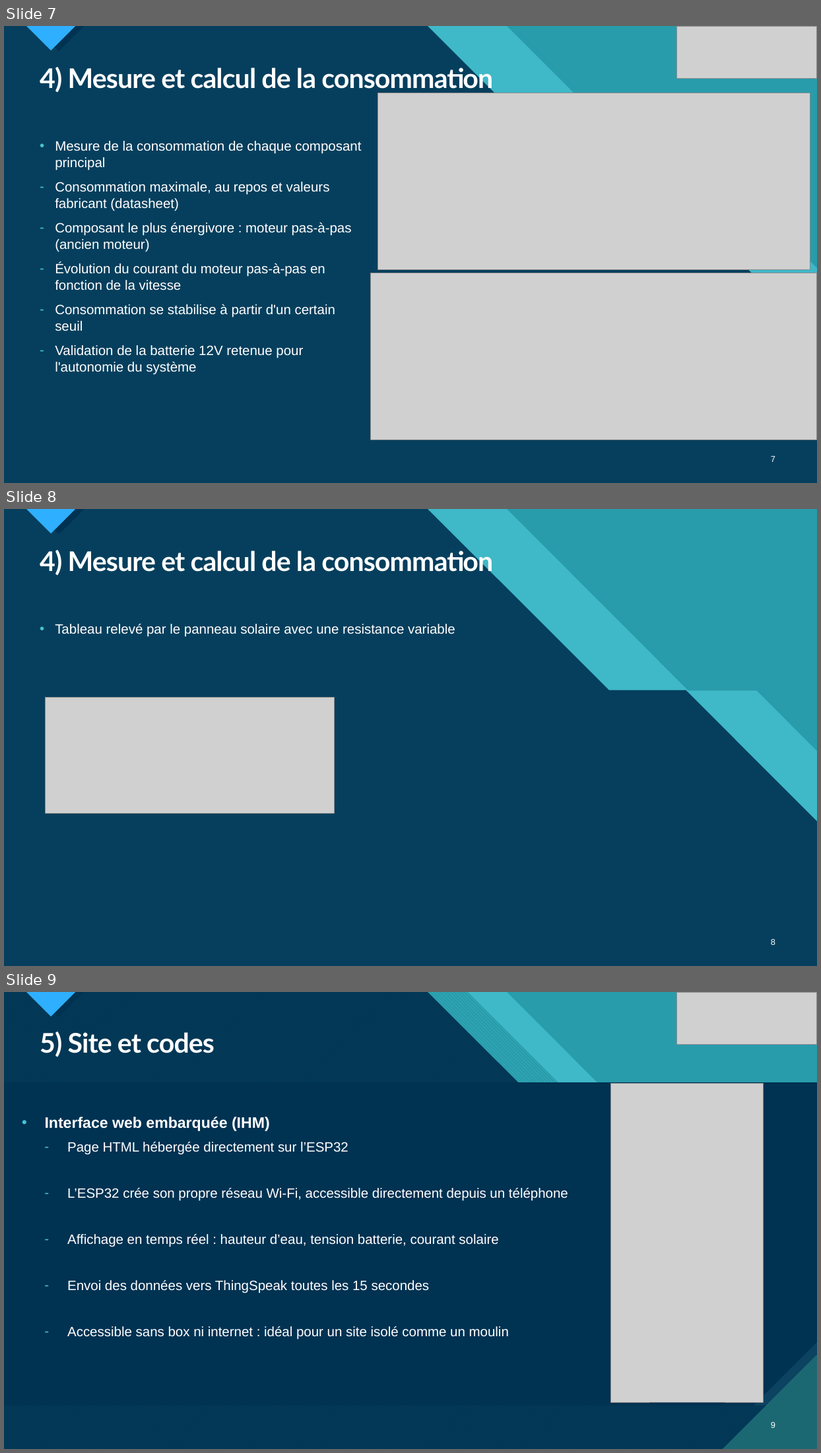
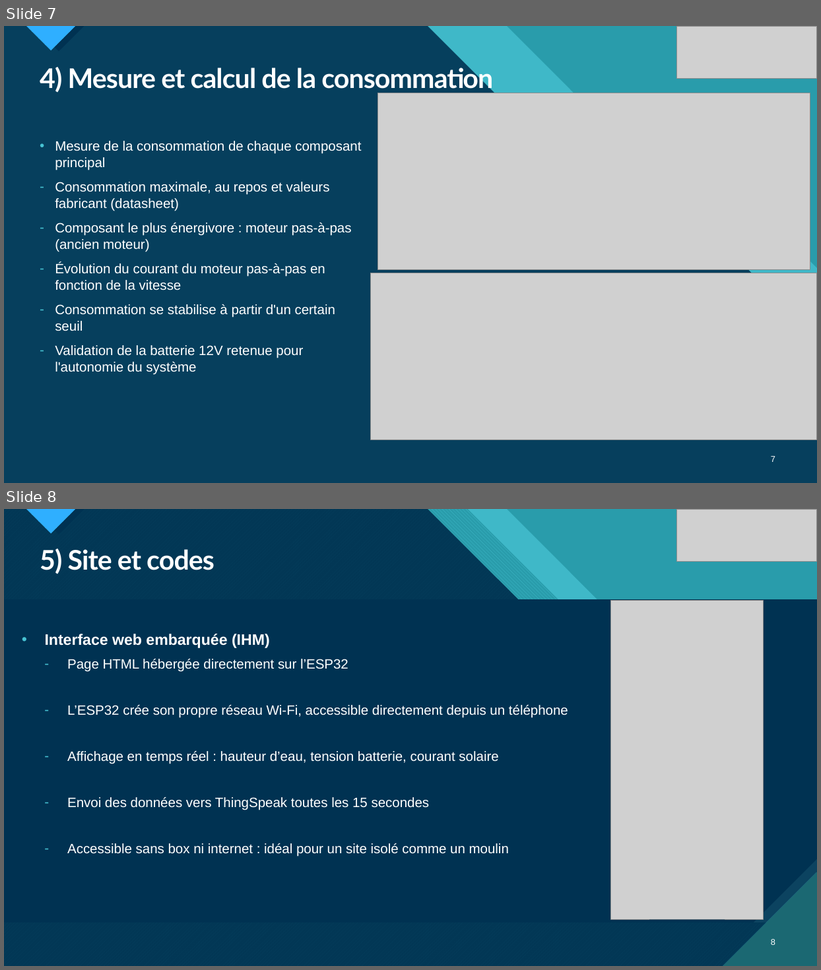
Before and after one commit to m4mchlk-svg/Projet-Pico-Centrale-Hydro-l-ctrique-BTS-CIEL-2nd, a slide deck: Rapport de PROJET/Diapo-Oral.pptx. Shown one above the other, each under a label of ours: slides 7, 8 and 9 before the commit, slides 7 and 8 after it. The pictures are 821x1453 and 821x970 pixels, drawn with LibreOffice and Linux fonts; fonts in the diff are those of the drawing; grey boxes stand for pictures. Boxes give left, top, right and bottom in pixels: in the first picture for what was removed or moved away, otherwise in the second. Text is boxed around its words. In the diff, an @@ line names an element or a change of style, - is before the commit and + after.

```diff
--- a/Rapport de PROJET/Diapo-Oral.pptx
+++ b/Rapport de PROJET/Diapo-Oral.pptx
@@ slide 8 removed at [4,509,817,966], background #47C3D3; not listed: 14 template elements that a slide beside it also shows @@
@@ title removed at [40,547,493,575] @@
-4) Mesure et calcul de la consommation
@@ text removed at [55,624,455,637] @@
-• Tableau relevé par le panneau solaire avec une resistance variable
@@ picture removed at [46,698,335,814] @@
@@ page number removed at [771,939,776,945] @@
-8
@@ what was slide 9 is now slide 8 @@
```
Also in this commit, not shown: 9 slides changed, 1 other slide removed.
